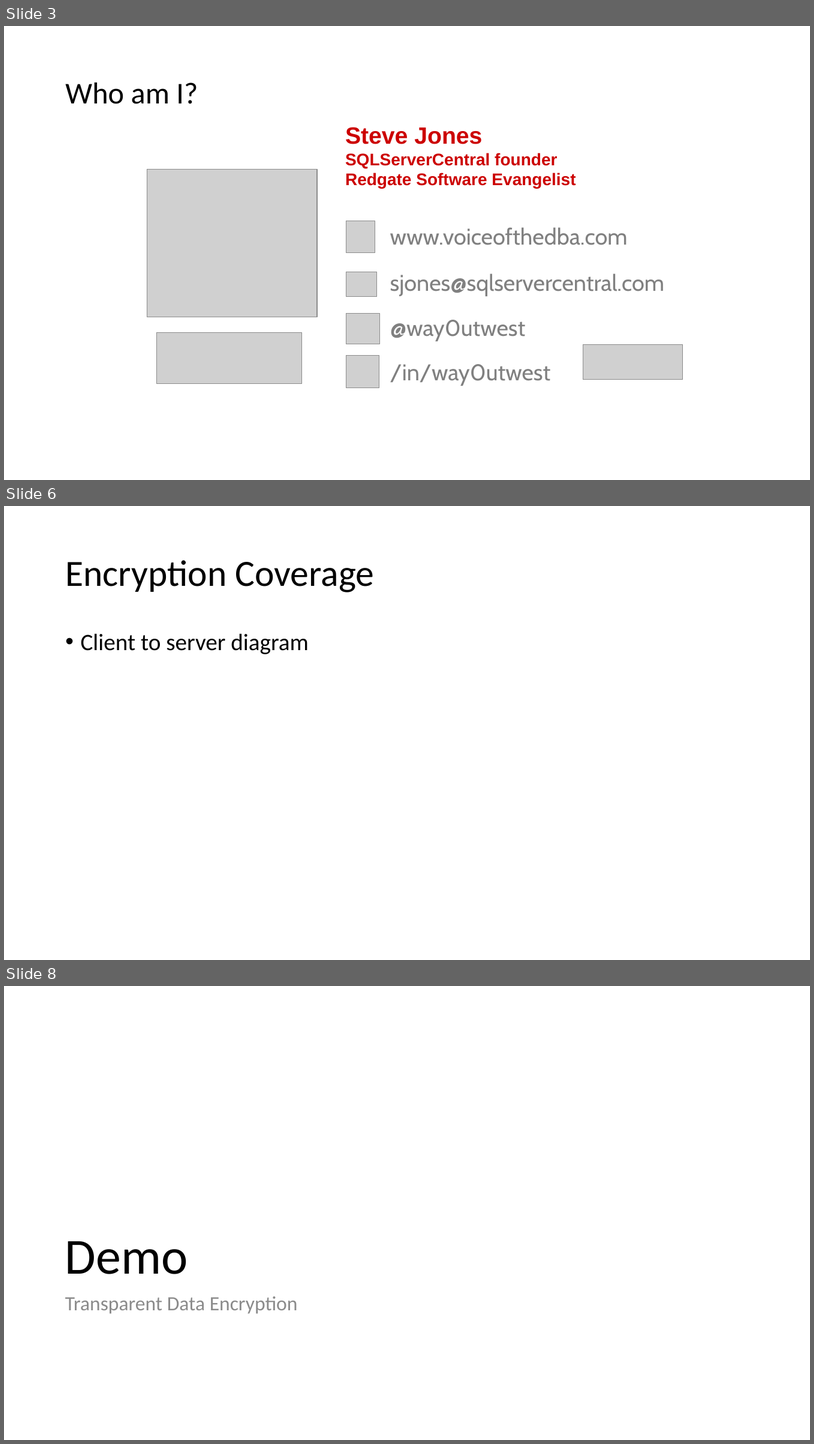
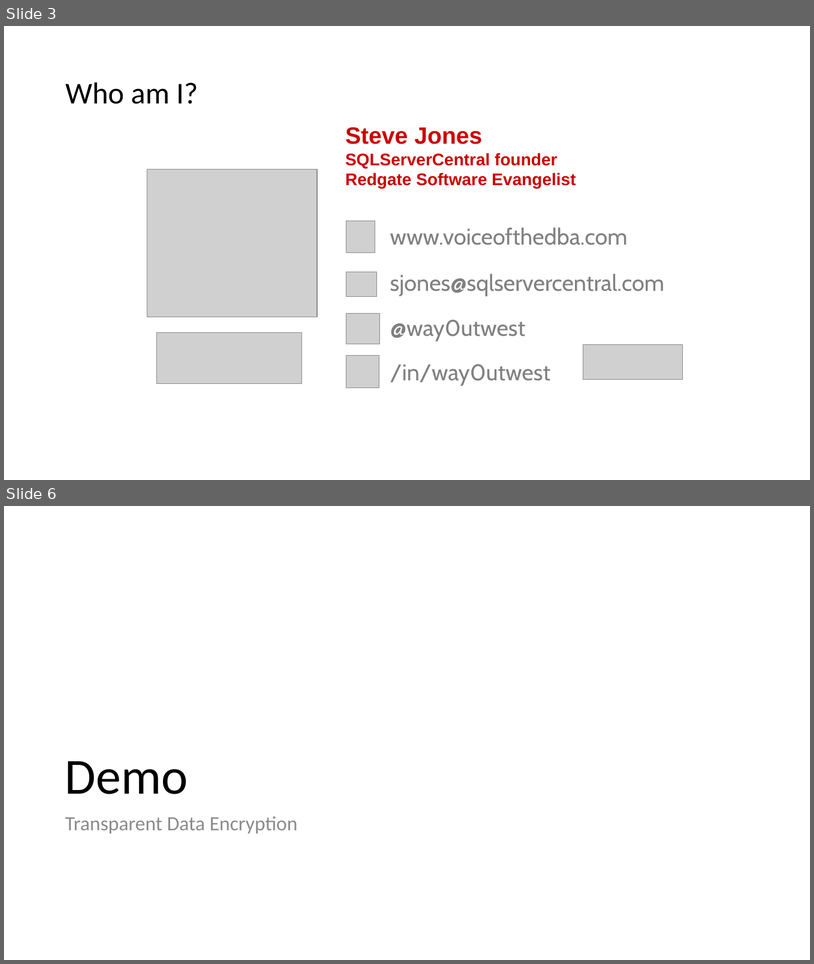
Before and after one commit to way0utwest/EndtoEndEncryptedSQL2016, a slide deck: Getting Started with Encryption in SQL 2016.pptx. Shown one above the other, each under a label of ours: slides 3, 6 and 8 before the commit, slides 3 and 6 after it; the slides between them are not shown. The pictures are 814x1444 and 814x964 pixels, drawn with LibreOffice and Linux fonts; fonts in the diff are those of the drawing; grey boxes stand for pictures. Boxes give left, top, right and bottom in pixels: in the first picture for what was removed or moved away, otherwise in the second. Text is boxed around its words. In the diff, an @@ line names an element or a change of style, - is before the commit and + after.

Commit message:
Updated PPT
Column encryption, TDE, RLS demo cleanup. AE image.

```diff
--- a/Getting Started with Encryption in SQL 2016.pptx
+++ b/Getting Started with Encryption in SQL 2016.pptx
@@ slide 6 removed at (4,506,810,960), background #FFFFFF @@
@@ title removed at (65,560,375,592) @@
-Encryption Coverage
@@ text removed at (81,633,309,654) @@
-• Client to server diagram
@@ what was slide 8 is now slide 6 @@
```
Also in this commit, not shown: 5 slides changed, 4 slides added, 4 other slides removed.
